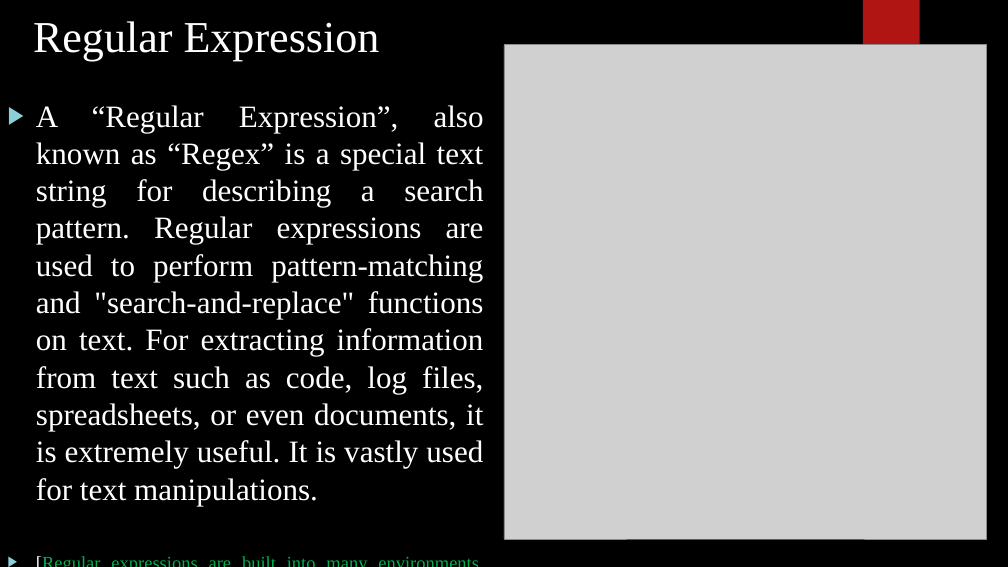
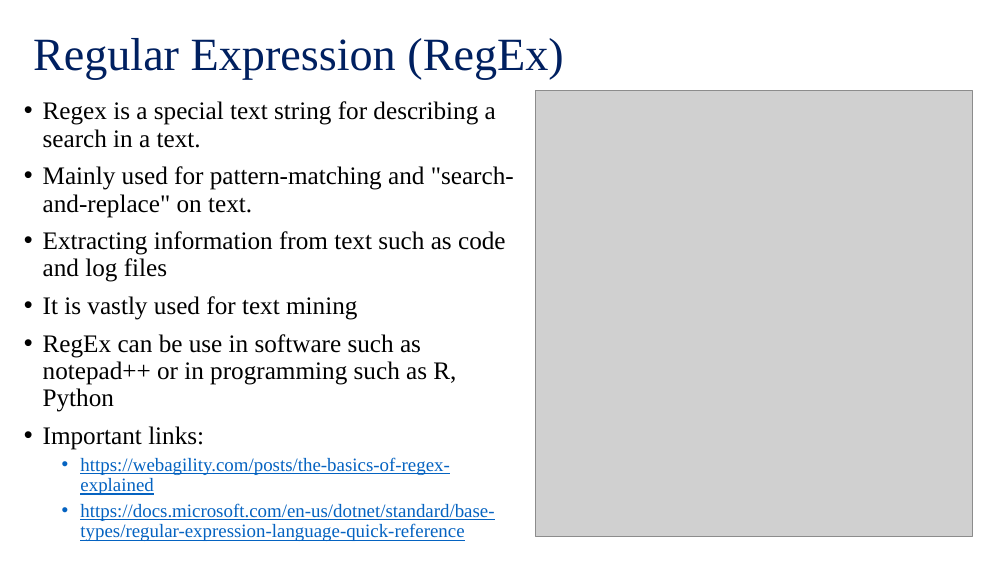
Before and after one commit to mehedi-stat/Learning-Periods, a slide deck: slide 2 of Regex_final.pptx. Drawn at 1008x567 pixels with LibreOffice and Linux fonts; fonts in the diff are those of the drawing; grey boxes stand for pictures; background and template pictures are left out. Boxes give left, top, right and bottom in pixels: in the first picture for what was removed or moved away, otherwise in the second. Text is boxed around its words. In the diff, an @@ line names an element or a change of style, - is before the commit and + after.

```diff
--- a/Regex_final.pptx
+++ b/Regex_final.pptx
@@ background picture (left out) to #FFFFFF @@
@@ title "Regular Expression (RegEx)" at [33, 38, 563, 80]: vertical alignment top to middle @@
@@ rectangle removed at [863, 0, 920, 95] @@
@@ title at [33, 38, 563, 80]: text changed; size 42 to 44 pt; text colour #FFFFFF to #002060 @@
-Regular Expression
+Regular Expression (RegEx)
@@ text at [43, 101, 514, 541]: text changed; size 29.6 to 24 pt; text colour #FFFFFF to #000000 @@
-▶ A “Regular Expression”, also known as “Regex” is a special text string for describing a search pattern. Regular expressions are used to perform pattern-matching and "search-and-replace" functions on text. For extracting information from text such as code, log files, spreadsheets, or even documents, it is extremely useful. It is vastly used for text manipulations.
-▶ [Regular expressions are built into many environments, including text editors, programming languages, some internet search engines and many applications.]
+• Regex is a special text string for describing a search in a text.
+• Mainly used for pattern-matching and "search-and-replace" on text.
+• Extracting information from text such as code and log files
+• It is vastly used for text mining
+• RegEx can be use in software such as notepad++ or in programming such as R, Python
+• Important links:
+  • https://webagility.com/posts/the-basics-of-regex-explained
+  • https://docs.microsoft.com/en-us/dotnet/standard/base-types/regular-expression-language-quick-reference
@@ picture: place and size @@
-picture at [504, 45, 988, 539]
+picture at [536, 90, 972, 537]
```
Also in this commit, not shown: 3 other slides changed.
